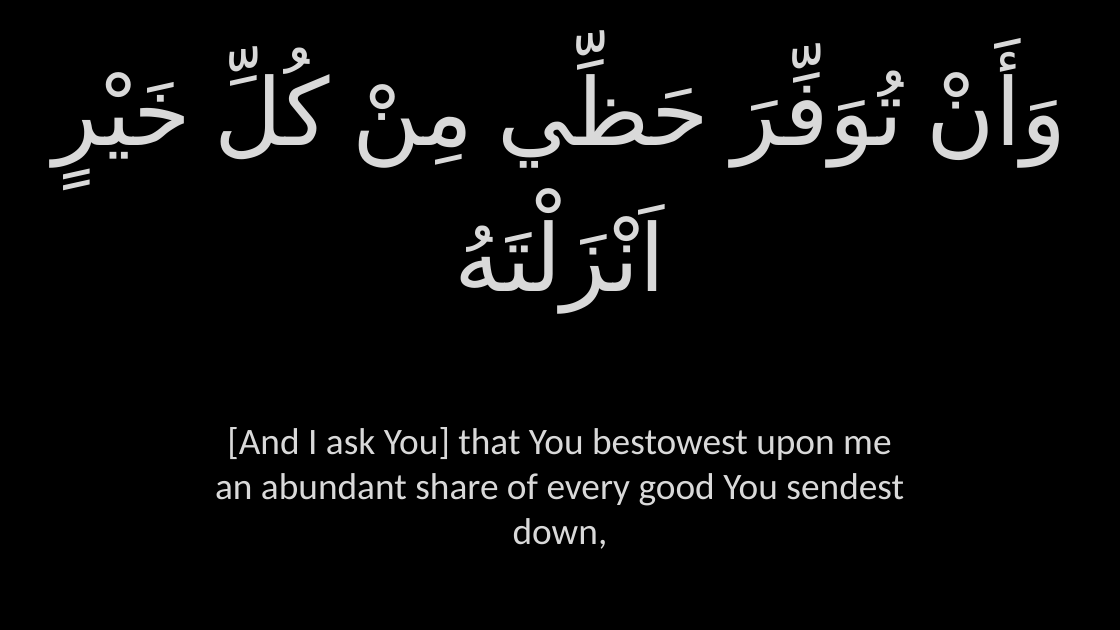
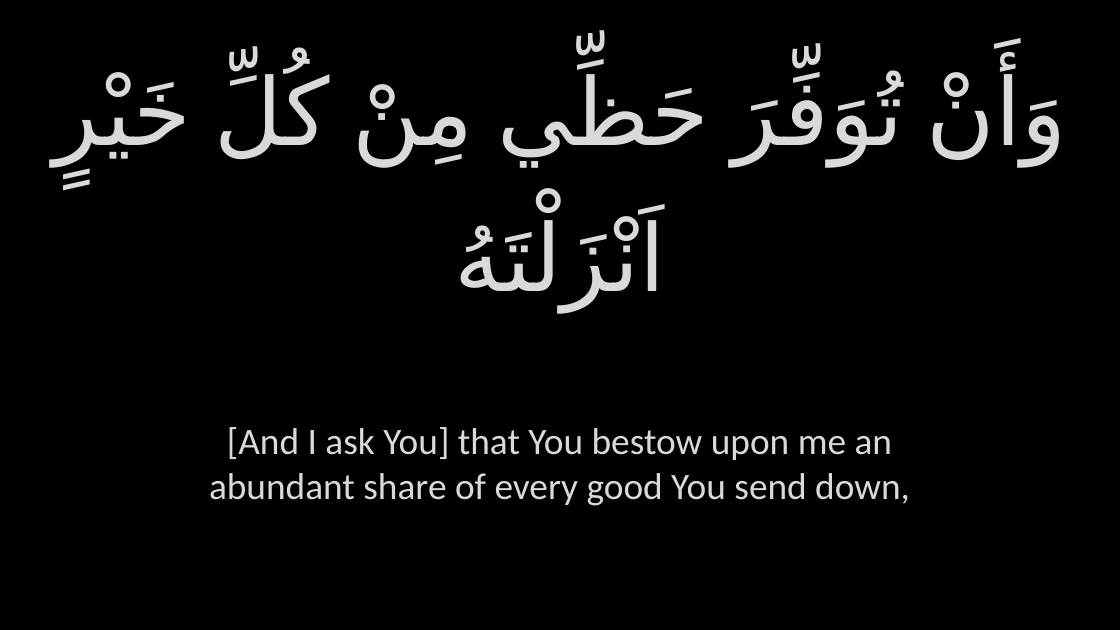
Before and after one commit to GhayurH/Slides, a slide deck: slide 181 of Slides/PPTs/Aza - Dua Kumayl.pptx. Drawn at 1120x630 pixels with LibreOffice and Linux fonts; fonts in the diff are those of the drawing; background and template pictures are left out. Boxes give left, top, right and bottom in pixels: in the first picture for what was removed or moved away, otherwise in the second. Text is boxed around its words. In the diff, an @@ line names an element or a change of style, - is before the commit and + after.

```diff
--- a/Slides/PPTs/Aza - Dua Kumayl.pptx
+++ b/Slides/PPTs/Aza - Dua Kumayl.pptx
@@ text at <box>209,427,910,506</box>: text changed @@
-[And I ask You] that You bestowest upon me an abundant share of every good You sendest down,
+[And I ask You] that You bestow upon me an abundant share of every good You send down,
```
Also in this commit, not shown: 64 other slides changed, 10 other files.
